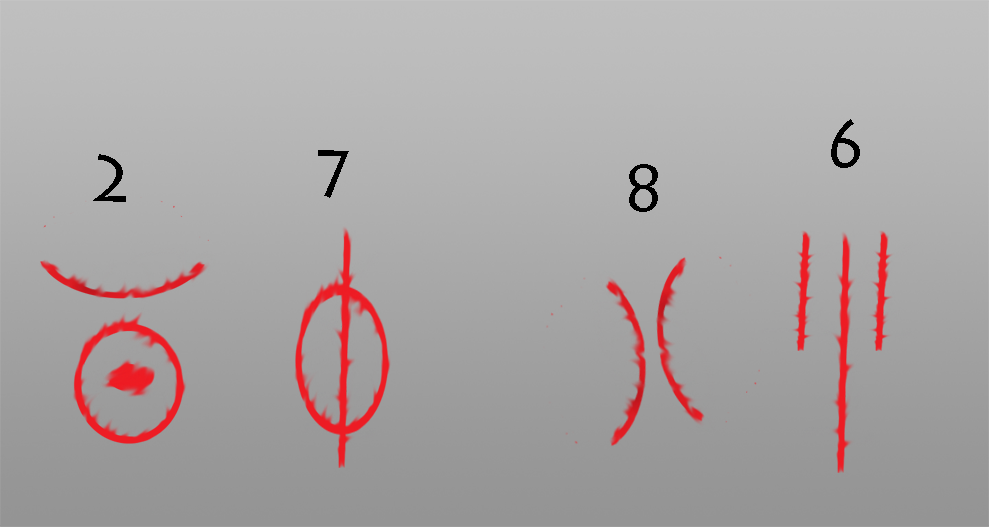
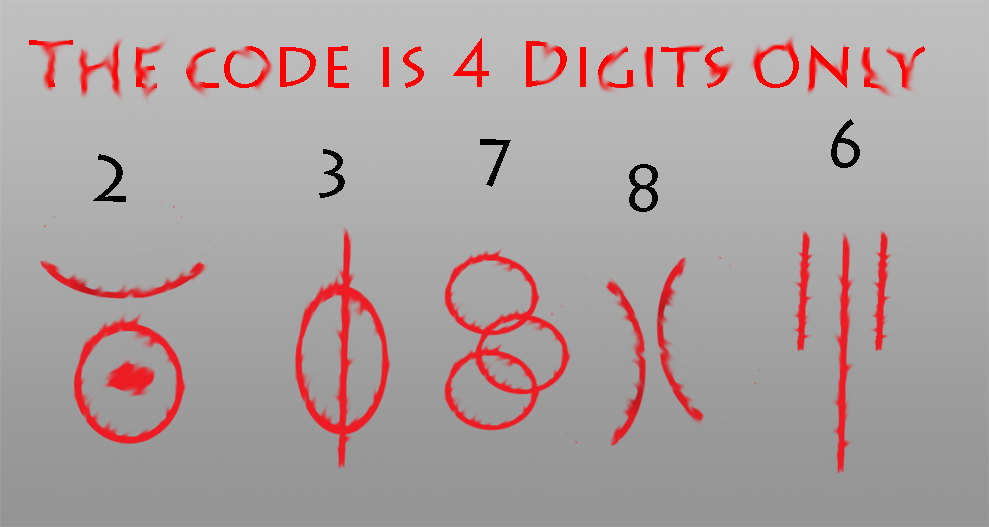
Layer changes from the first 989 x 527 image to the second:
added layer "The code is 4 Digits only" above "7 (panggulo)" over 29, 32, 925, 106
added group "7 (panggulo)" with 3 layers above "3" over 443, 248, 571, 431
added layer "Ellipse 1 copy 9" in group "7 (panggulo)" over 443, 248, 542, 336
added layer "Ellipse 1 copy 8" in group "7 (panggulo)" over 474, 300, 571, 395
added layer "Ellipse 1 copy 7" in group "7 (panggulo)" over 443, 336, 542, 431
added layer "7" above "3" over 480, 139, 511, 187
renamed "7" to "3", painted on it over 318, 149, 349, 198
